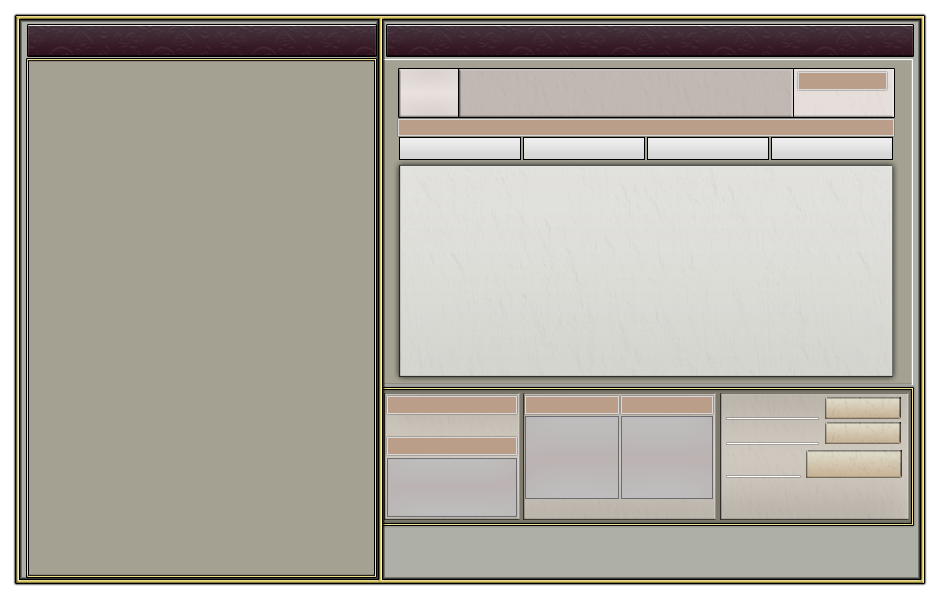
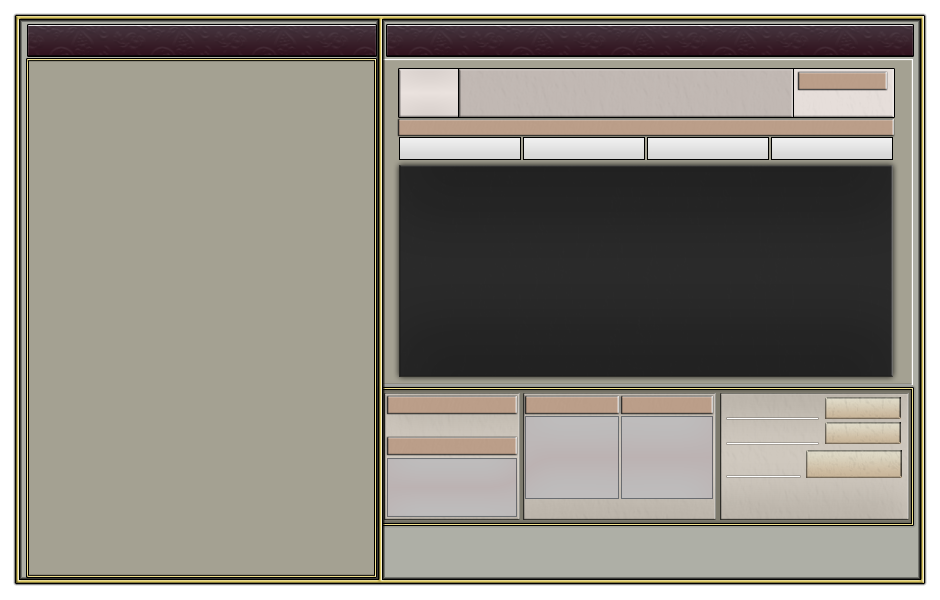
The second 940x600 image is a revision of the first. Changes to its layers:
painted on "Прямоугольник 8" over [798, 72, 887, 90]
painted on "Прямоугольник 4" over [621, 396, 713, 414]
painted on "Label копия 2" over [525, 396, 619, 414]
painted on "Label копия" over [387, 437, 517, 455]
painted on "Label" (2nd of 2, in "Lael") over [387, 396, 517, 414]
painted on "Прямоугольник 5" over [398, 119, 894, 136]
painted on "Прямоугольник 7 копия" over [525, 396, 713, 414]
painted on "Прямоугольник 7" over [387, 396, 517, 455]
painted on "Прямоугольник 6" over [387, 396, 713, 455]
painted on "Прямоугольник 11" over [400, 165, 892, 376]
painted on "Прямоугольник 9 копия 2" over [798, 72, 887, 90]
painted on "Прямоугольник 12" over [398, 72, 894, 376]